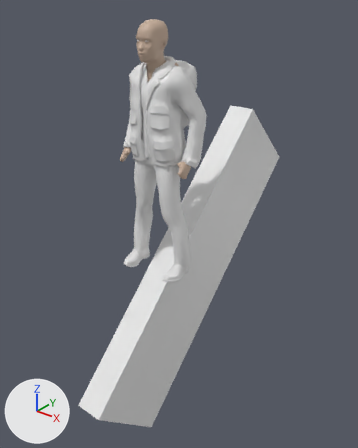
An edit to the FBX model Assets/blackwhite-side-scroller/Models/hero.fbx, drawn before and after from the same camera.
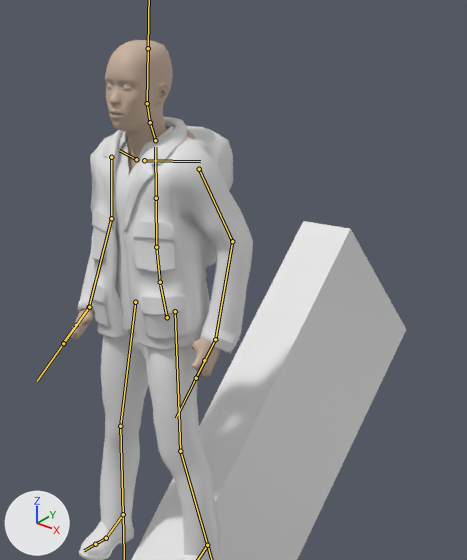
Each version appears first whole from a 50 mm lens placed at (2.24, -2.6, 2.0), pointed at (-0.09, 0.31, 0.2), and next in a close-up on the part from 24% to 86% of the width and 0% to 60% of the height. The lights are fixed; the arrows at lower left show +X, +Y and +Z. Both versions are drawn at frame 29 of the action 'metarig|Idle'; the numbers are the values there. The bones that bend it are drawn over the model as lines in the close-ups.

The first close-up shows 'Cube', 'makehuman_character-base'.
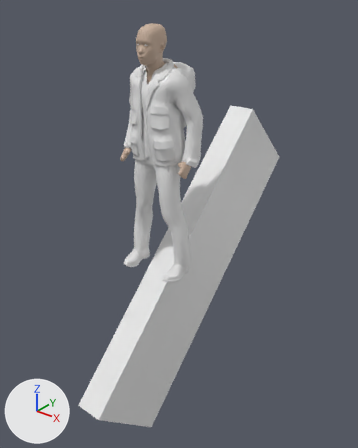
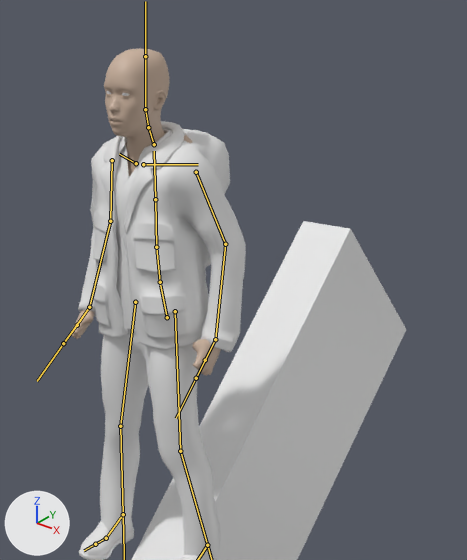
The edits, one by one:
Bone 'spine.002' (bone_spine_002) turns from (1, 0, 0) to (3, 0, 0) degrees about its own x, y and z.
Bone 'spine.002' (bone_spine_002) is rescaled from (1.04, 1.04, 1.04) to (1.0, 1.0, 1.0).
Bone 'upper_arm.L' (bone_upper_arm_l) turns from (-20, 4, -26) to (-15, 4, -26) degrees about its own x, y and z.
Bone 'forearm.L' (bone_forearm_l) turns from (2, 1, -14) to (-5, 1, -12) degrees about its own x, y and z.
Bone 'upper_arm.R' (bone_upper_arm_r) turns from (-20, -5, 25) to (-16, -5, 25) degrees about its own x, y and z.
Bone 'forearm.R' (bone_forearm_r) turns from (6, -1, 15) to (0, -1, 13) degrees about its own x, y and z.

Where the change shows, as pixel boxes [x1, y1, x2, y2] in the close-ups (467 x 560 px):
'makehuman_character-base', posed
    before: [71, 40, 253, 560]
    after: [72, 48, 246, 560]
bone 'spine.002', root to tip
    before: (156, 247) to (156, 198)
    after: (156, 247) to (155, 199)
bone 'upper_arm.L', root to tip
    before: (199, 169) to (232, 241)
    after: (196, 172) to (225, 244)
bone 'forearm.L', root to tip
    before: (232, 241) to (215, 339)
    after: (225, 244) to (215, 339)
bone 'upper_arm.R', root to tip
    before: (111, 157) to (111, 218)
    after: (112, 160) to (110, 221)
bone 'forearm.R', root to tip
    before: (111, 218) to (89, 307)
    after: (110, 221) to (89, 307)
